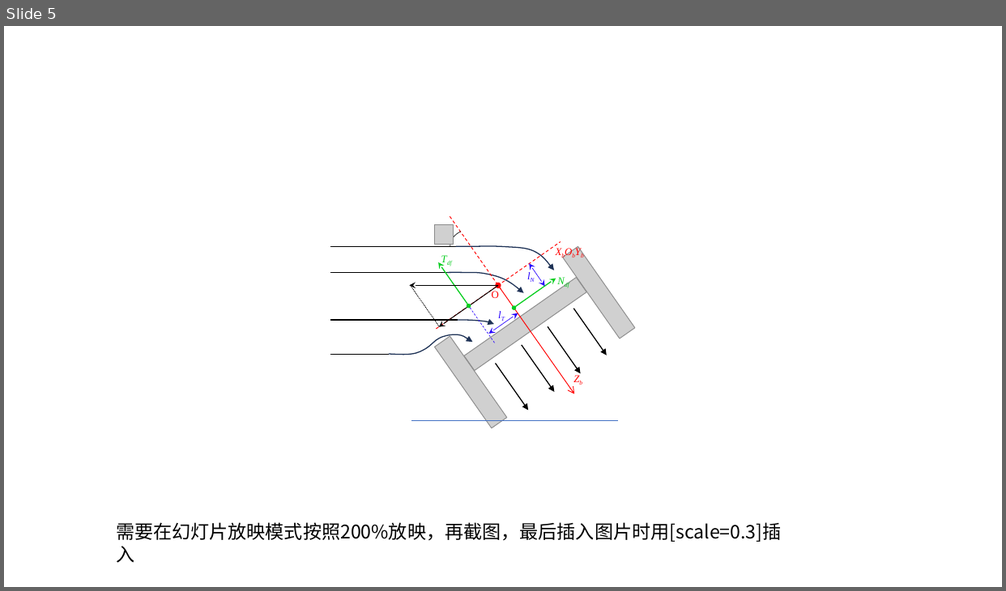
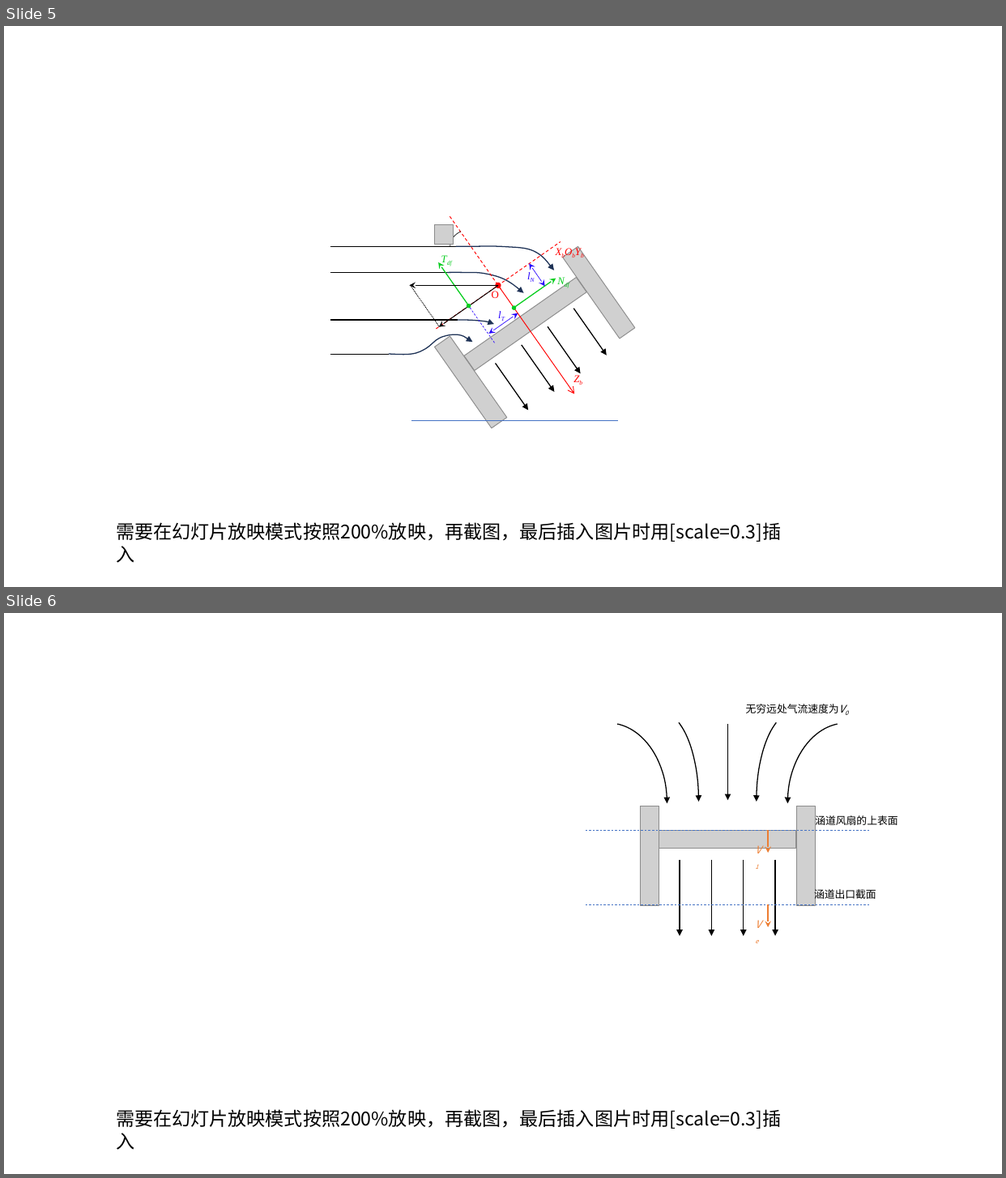
Before and after one commit to CuiKaiKyun/master_graduate, a slide deck: figure/论文作图.pptx. Shown one above the other, each under a label of ours: slide 5 before the commit, slides 5 and 6 after it. The pictures are 1006x591 and 1006x1178 pixels, drawn with LibreOffice and Linux fonts; fonts in the diff are those of the drawing; grey boxes stand for pictures; background and template pictures are left out. Boxes give left, top, right and bottom in pixels: in the first picture for what was removed or moved away, otherwise in the second. Text is boxed around its words. In the diff, an @@ line names an element or a change of style, - is before the commit and + after.

```diff
--- a/figure/论文作图.pptx
+++ b/figure/论文作图.pptx
@@ slide 6 added at [4, 613, 1002, 1174], background #FFFFFF @@
@@ text added at [746, 704, 839, 713], 10 pt, text #000000 @@
+无穷远处气流速度为V0
@@ group added at [550, 713, 906, 936]: 5 arrows, 4 arc (boxed as its full ellipse)s, 3 pictures @@
@@ line added from (586, 830) to (870, 830), #4472C4 0.5 pt dashed @@
@@ arrow added from (769, 830) to (769, 853), #ED7D31 1 pt @@
@@ text added at [815, 813, 897, 828], 10 pt, text #000000 @@
+涵道风扇的上表面
@@ text added at [748, 840, 772, 860], 10 pt, text #ED7D31, italic @@
+V1
@@ text added at [814, 888, 876, 902], 10 pt, text #000000 @@
+涵道出口截面
@@ line added from (586, 905) to (870, 905), #4472C4 0.5 pt dashed @@
@@ text added at [748, 914, 772, 935], 10 pt, text #ED7D31, italic @@
+Ve
@@ arrow added from (769, 905) to (769, 927), #ED7D31 1 pt @@
@@ text added at [116, 1110, 782, 1129], 18 pt, text #000000 @@
+需要在幻灯片放映模式按照200%放映，再截图，最后插入图片时用[scale=0.3]插入
```
Also in this commit, not shown: 1 slide changed, 3 other slides added, 9 other files.
